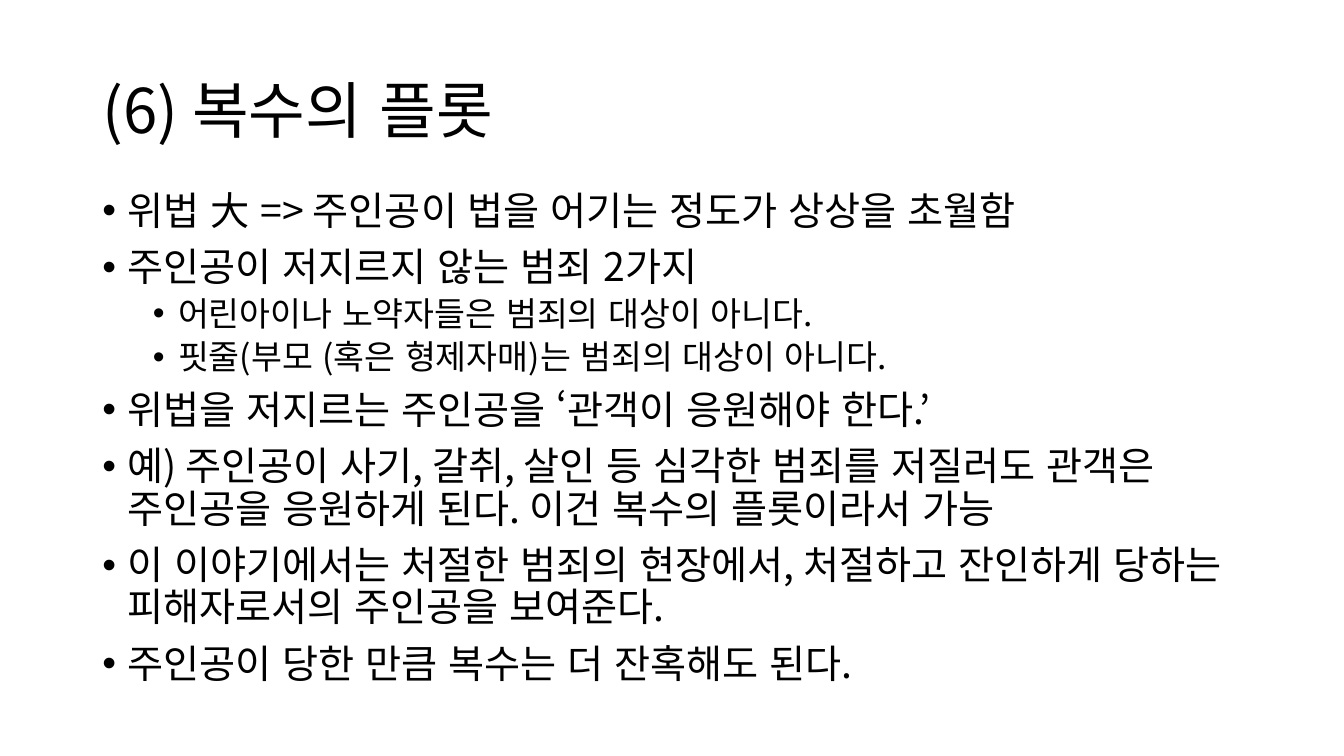
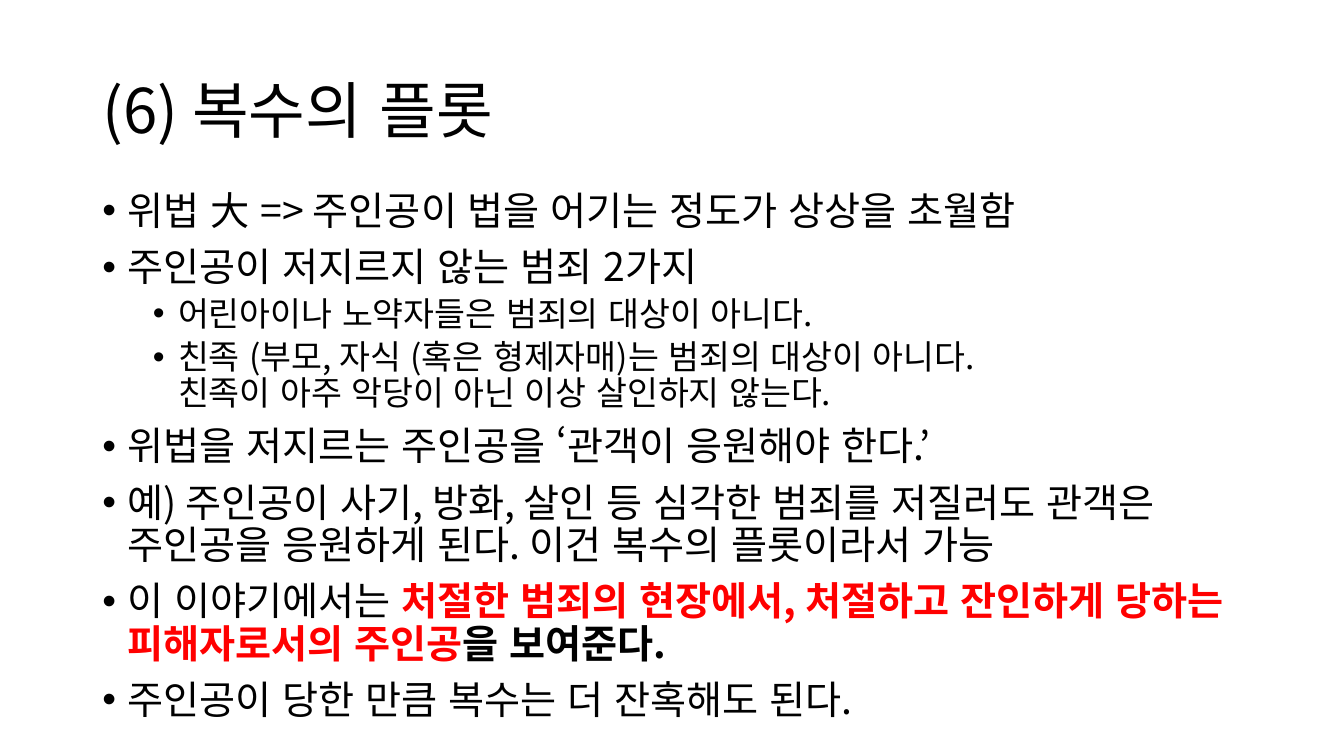
Before and after one commit to ysooj/Gihoek_3, a slide deck: slide 12 of (3.23) 구출, 탈출, 복수의 플롯.pptx. Drawn at 1344x756 pixels with LibreOffice and Linux fonts; fonts in the diff are those of the drawing. Boxes give left, top, right and bottom in pixels: in the first picture for what was removed or moved away, otherwise in the second. Text is boxed around its words. In the diff, an @@ line names an element or a change of style, - is before the commit and + after.

Commit message:
(3.24) 복수(2), 수수께끼, 라이벌, 희생자의 플롯

```diff
--- a/(3.23) 구출, 탈출, 복수의 플롯.pptx
+++ b/(3.23) 구출, 탈출, 복수의 플롯.pptx
@@ text at (x1=178, y1=340, x2=975, y2=408): text changed @@
-  • 핏줄(부모 (혹은 형제자매)는 범죄의 대상이 아니다.
+  • 친족 (부모, 자식 (혹은 형제자매)는 범죄의 대상이 아니다.
+    친족이 아주 악당이 아닌 이상 살인하지 않는다.
@@ text at (x1=128, y1=484, x2=1155, y2=562): text changed @@
-• 예) 주인공이 사기, 갈취, 살인 등 심각한 범죄를 저질러도 관객은 주인공을 응원하게 된다. 이건 복수의 플롯이라서 가능
+• 예) 주인공이 사기, 방화, 살인 등 심각한 범죄를 저질러도 관객은 주인공을 응원하게 된다. 이건 복수의 플롯이라서 가능
@@ text at (x1=128, y1=582, x2=1223, y2=662): text colour #000000 to #FF0000, bold on in "처절한 범죄의 현장에서, 처절하고 잔인하게 당하는 피해자로서의 ..." @@
```
Also in this commit, not shown: 1 slide added, 1 other file.
